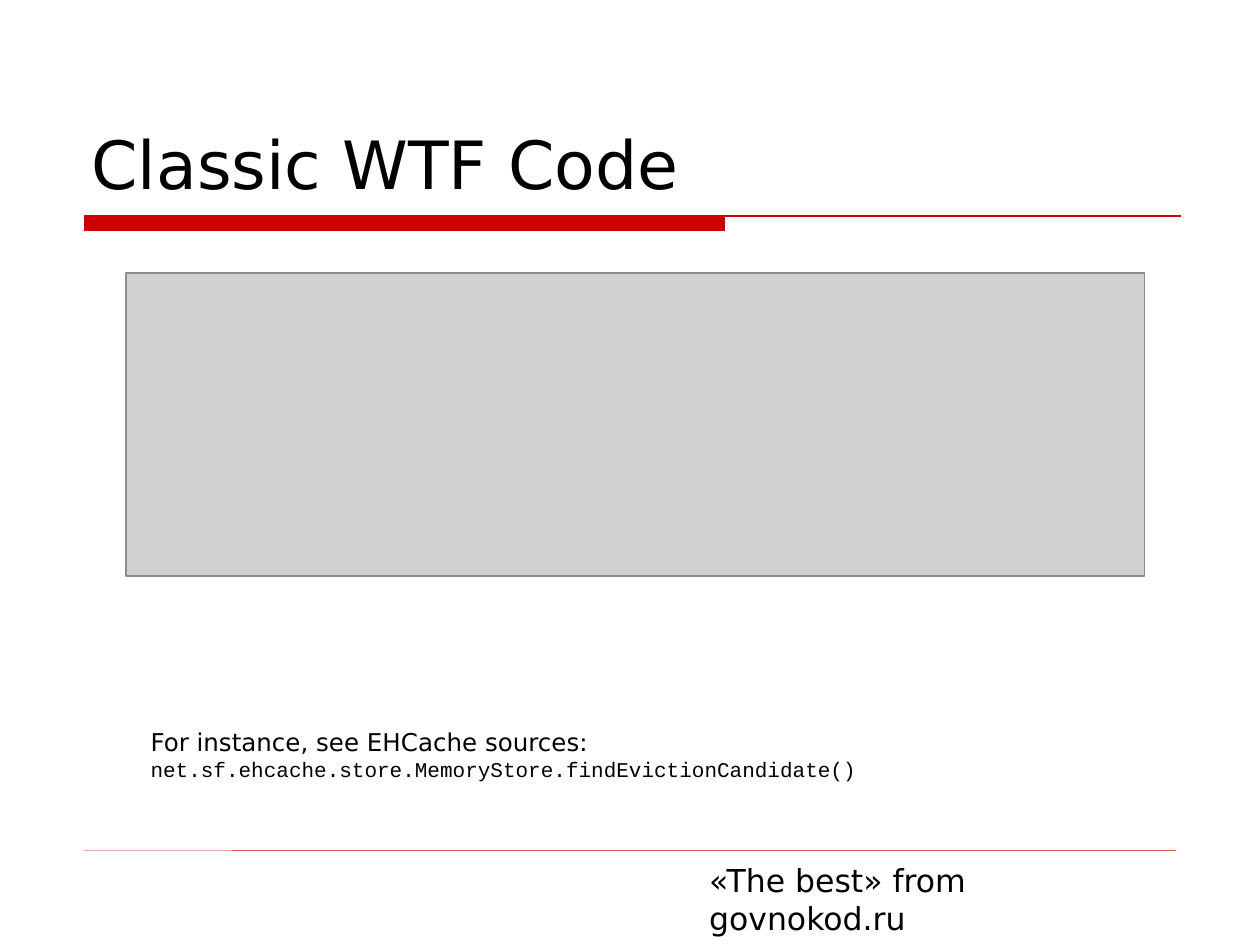
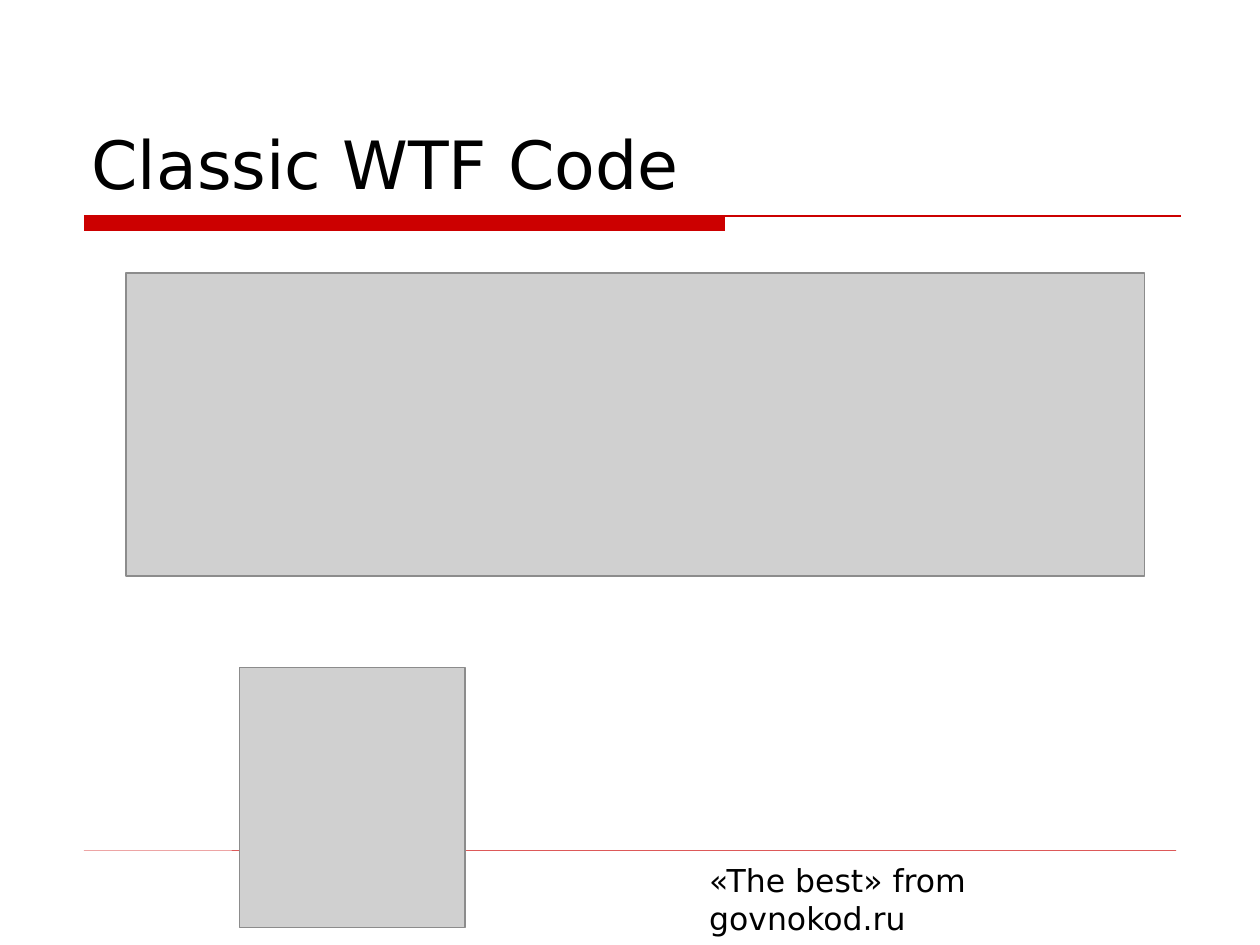
Before and after one commit to asolntsev/presentations, a slide deck: slide 5 of wtf-code/WTF_code.topconf.en.ppt. Drawn at 1260x945 pixels with LibreOffice and Linux fonts; fonts in the diff are those of the drawing; grey boxes stand for pictures; background and template pictures are left out. Boxes give left, top, right and bottom in pixels: in the first picture for what was removed or moved away, otherwise in the second. Text is boxed around its words. In the diff, an @@ line names an element or a change of style, - is before the commit and + after.

```diff
--- a/wtf-code/WTF_code.topconf.en.ppt
+++ b/wtf-code/WTF_code.topconf.en.ppt
@@ picture added at bbox=[239, 668, 465, 927] @@
@@ text removed at bbox=[151, 732, 856, 782] @@
-For instance, see EHCache sources:
-net.sf.ehcache.store.MemoryStore.findEvictionCandidate()
```
Also in this commit, not shown: 18 other slides changed, 1 slide added, 2 slides removed.
